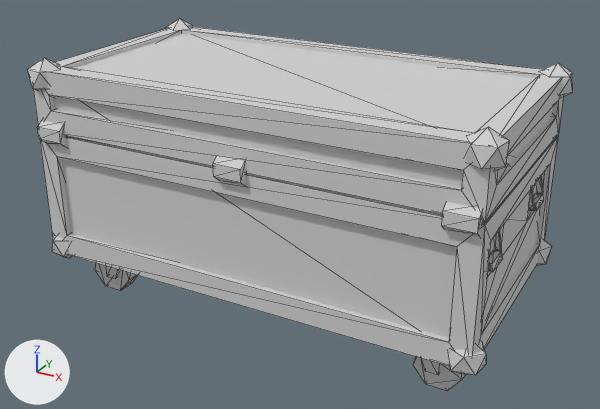
The glTF model assets/models/storage/AmpRack_02.glb as it was, and as the next commit left it.
The view is the same before and after, from a 50 mm lens placed at (0.868, -1.564, 0.534), pointed at (0.013, -0.011, -0.243). The lights are fixed; the arrows at lower left show +X, +Y and +Z. The first picture is the older version. Mesh edges are drawn as thin lines. Where no turn or scale is listed for an object, it has been applied to the vertices.

In view in the first picture: 'MusicContainer_2_mesh'.
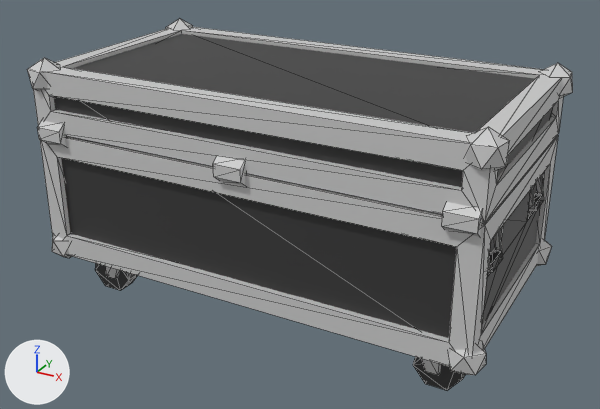
Where the newer file only moved an object's origin or applied its transform, the numbers keep the older frame.

Boxes (x1, y1, x2, y2) around the edits, measured in the pictures (600 x 409 px):
'MusicContainer_2_mesh', surface changed (light grey to grey): (30, 26, 571, 390) in both

The edits, one by one:
Picture 'Palette_Green' (img_palette_green) is new.
In material 'Storage_DIffuse' (mat_storage_diffuse), base_color is no longer (0.64, 0.64, 0.64), light grey #d1d1d1.
In material 'Storage_DIffuse' (mat_storage_diffuse), roughness goes from 0.888 to 0.5.
In material 'Storage_DIffuse' (mat_storage_diffuse), texture is now set to img_palette_green.
